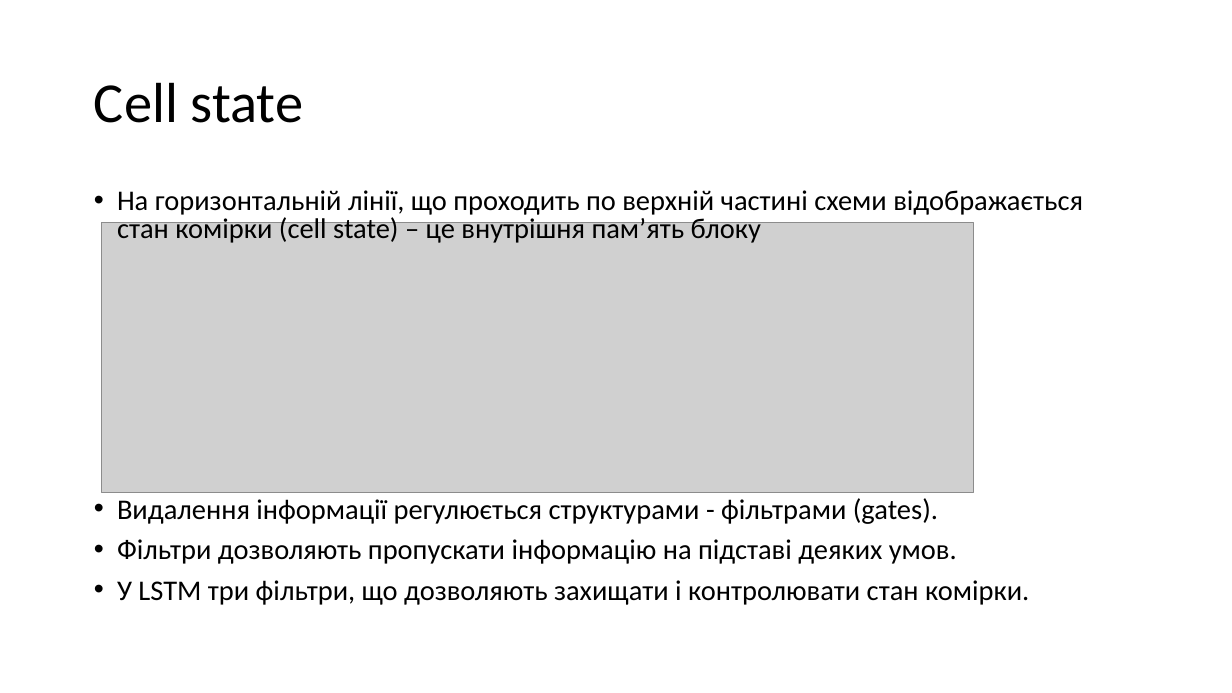
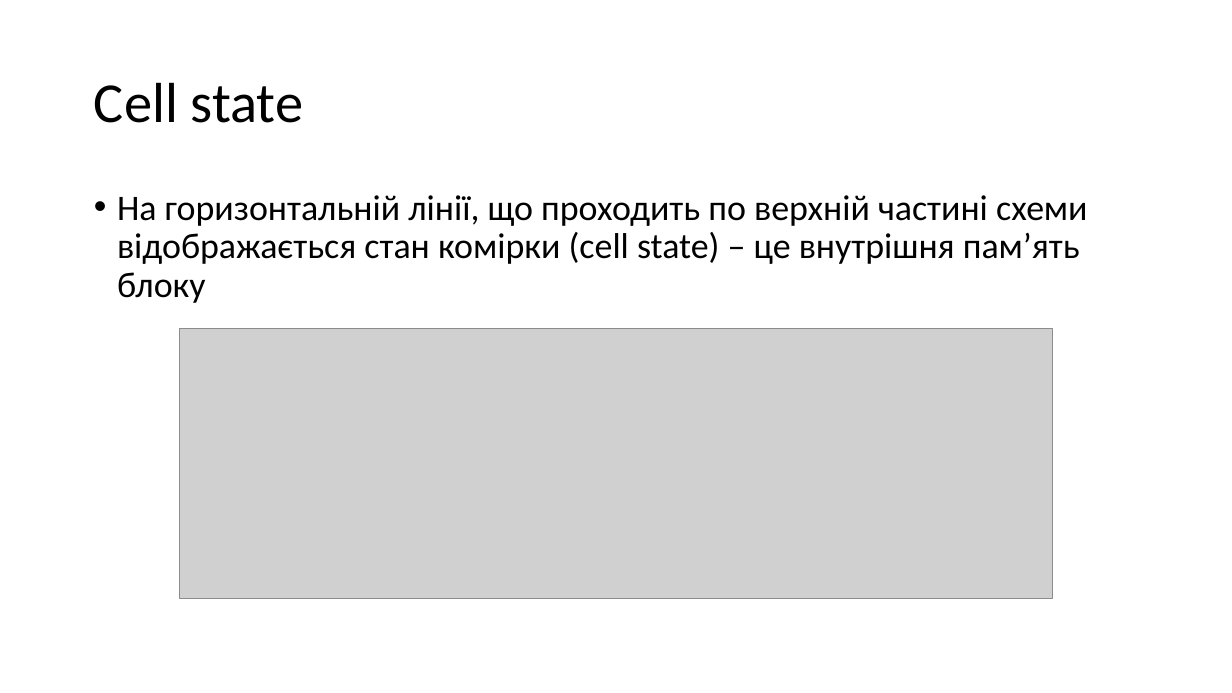
Before and after one commit to katerynakononova/ML, a slide deck: slide 10 of Lec/Lection 17.pptx (slide 9 before the commit). Drawn at 1232x693 pixels with LibreOffice and Linux fonts; fonts in the diff are those of the drawing; grey boxes stand for pictures. Boxes give left, top, right and bottom in pixels: in the first picture for what was removed or moved away, otherwise in the second. Text is boxed around its words. In the diff, an @@ line names an element or a change of style, - is before the commit and + after.

```diff
--- a/Lec/Lection 17.pptx
+++ b/Lec/Lection 17.pptx
@@ text "На горизонтальній лінії, що проходить ..." at bbox=[117, 195, 1087, 303]: size 22.2 to 28 pt; line spacing 0.8 to 0.9 @@
@@ picture: place and size @@
-picture at bbox=[102, 223, 974, 493]
+picture at bbox=[179, 328, 1052, 598]
@@ text at bbox=[117, 498, 1029, 605]: paragraphs removed @@
-• Видалення інформації регулюється структурами - фільтрами (gates).
-• Фільтри дозволяють пропускати інформацію на підставі деяких умов.
-• У LSTM три фільтри, що дозволяють захищати і контролювати стан комірки.
```
Also in this commit, not shown: 7 other slides changed, 2 slides added, 11 other files.
